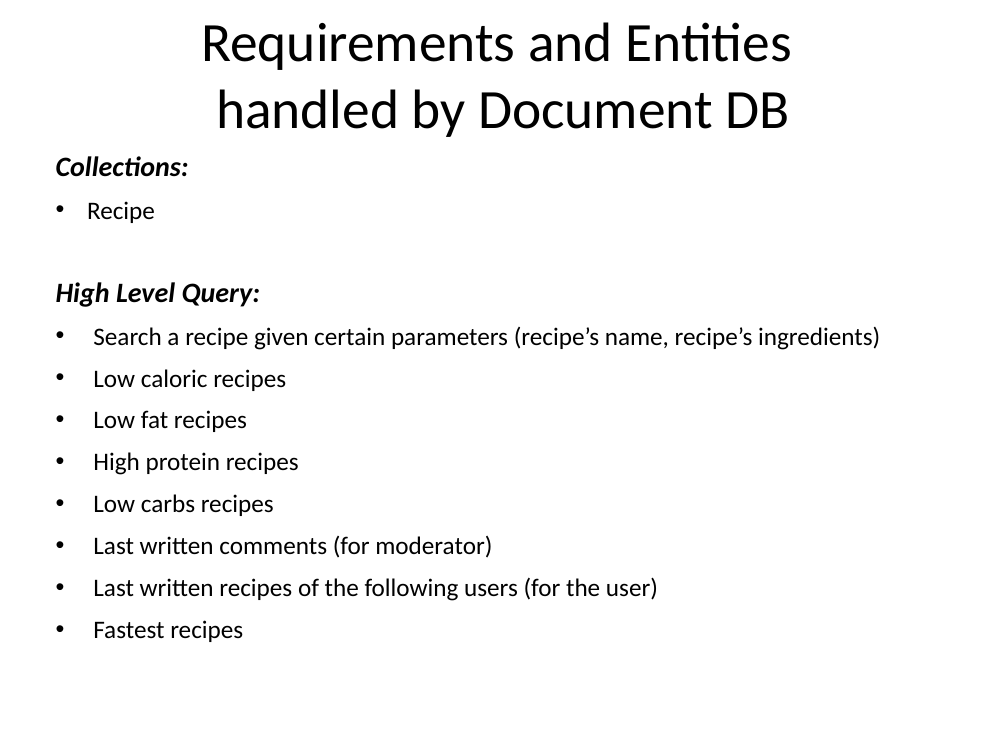
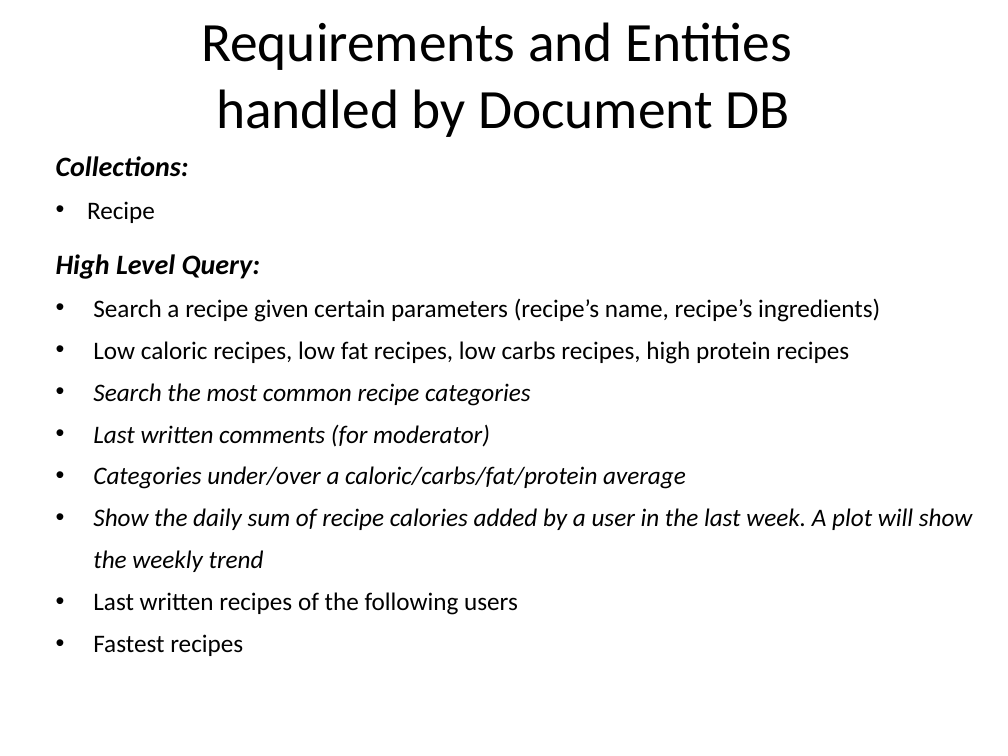
Before and after one commit to fraie98/JustRecipe, a slide deck: slide 6 of Documents/JustRecipe Presentation.pptx. Drawn at 1008x756 pixels with LibreOffice and Linux fonts; fonts in the diff are those of the drawing; background and template pictures are left out. Boxes give left, top, right and bottom in pixels: in the first picture for what was removed or moved away, otherwise in the second. Text is boxed around its words. In the diff, an @@ line names an element or a change of style, - is before the commit and + after.

```diff
--- a/Documents/JustRecipe Presentation.pptx
+++ b/Documents/JustRecipe Presentation.pptx
@@ text at (87, 201, 490, 447): italic on in "Last written comments (for moderator)"; more space between paragraphs @@
@@ text at (93, 341, 849, 406): text changed @@
-• Low caloric recipes
-• Low fat recipes
-• High protein recipes
-• Low carbs recipes
+• Low caloric recipes, low fat recipes, low carbs recipes, high protein recipes
+• Search the most common recipe categories
@@ text at (93, 466, 973, 615): text changed; italic on @@
-• Last written recipes of the following users (for the user)
+• Categories under/over a caloric/carbs/fat/protein average
+• Show the daily sum of recipe calories added by a user in the last week. A plot will show the weekly trend
+• Last written recipes of the following users
```
Also in this commit, not shown: 2 other slides changed, 11 other files.
